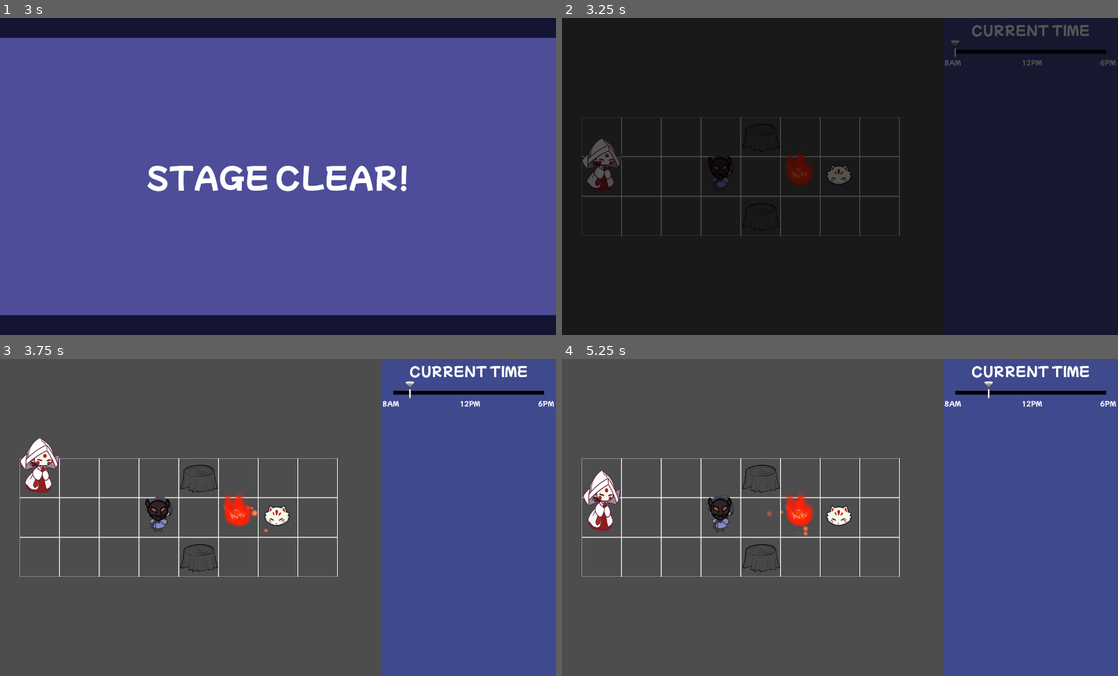
Above: before the commit, frames 1-4 (two rows, left to right).
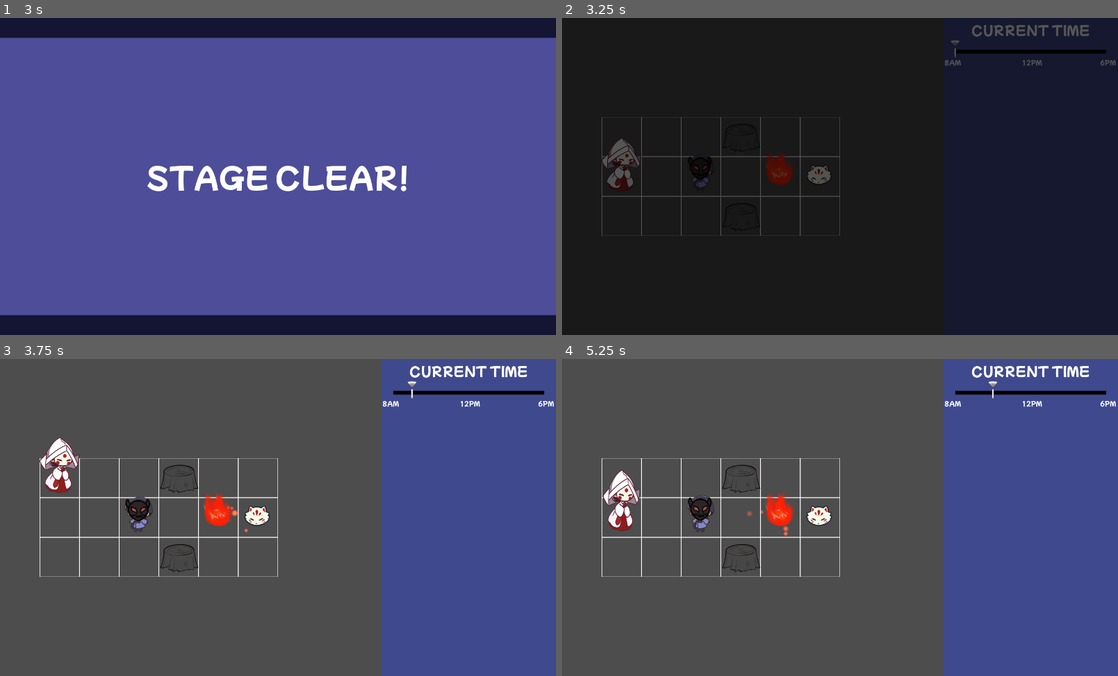
Above: after the commit, the same moments.

Repository: Kuma-Boo/melon-jam-2025
Game: Godot game, scene res://scene/levels/level1.tscn
Same seed, same stepped clock (60 frames per second), same inputs: the game is played once before the commit and once after it. The engine's default icon, where the game draws it, is replaced by a stand-in: a white triangle on a blue panel in a dark square.
Inputs:
- Up to frame 1 (3 s): hold D (move_right) 0.53-1.28 s; hold S (move_down) 1.28-2.03 s; hold D (move_right) 2.03-2.78 s; hold W (move_up) from 2.78 s (still down)
- Up to frame 2 (3.25 s): keep holding W (move_up)
- Up to frame 3 (3.75 s): release W (move_up) at 3.53 s; hold A (move_left) from 3.53 s (still down)
- Up to frame 4 (5.25 s): release A (move_left) at 5.03 s; hold S (move_down) from 5.03 s (still down)

Frame 1 is identical in both runs. In frame 2, 2.6% of the frame differs, in the area x 3-61%, y 31-69%; in frame 3, 4.3%; in frame 4, 4.4%, in the area x 3-79%, y 7-69%.

Commit message:
Adjust more levels

Diff:
--- a/scene/levels/level2.tscn
+++ b/scene/levels/level2.tscn
@@ -11,28 +11,28 @@
 [node name="World" type="Node"]
 
 [node name="GameManager" parent="." instance=ExtResource("1_pqnrn")]
-grid_size = Vector2i(8, 3)
-level_start_time = 9
+grid_size = Vector2i(6, 3)
+level_start_time = 8
 
 [node name="Player" parent="." instance=ExtResource("2_j5fa3")]
 position = Vector2(50, 150)
 
 [node name="Camera" type="Camera2D" parent="."]
-position = Vector2(650, 150)
+position = Vector2(600, 150)
 limit_enabled = false
 
 [node name="Fire" parent="." instance=ExtResource("3_gfkks")]
-position = Vector2(550, 150)
+position = Vector2(450, 150)
 
 [node name="NPC" parent="." instance=ExtResource("5_lrvtc")]
-position = Vector2(350, 150)
+position = Vector2(250, 150)
 initial_mask_resource = ExtResource("6_xnyoe")
 
 [node name="Mask" parent="." instance=ExtResource("4_cc7lp")]
-position = Vector2(650, 150)
+position = Vector2(550, 150)
 
 [node name="Wall" parent="." instance=ExtResource("7_iorjr")]
-position = Vector2(450, 50)
+position = Vector2(350, 50)
 
 [node name="Wall2" parent="." instance=ExtResource("7_iorjr")]
-position = Vector2(450, 250)
+position = Vector2(350, 250)
--- a/scene/levels/level5.tscn
+++ b/scene/levels/level5.tscn
@@ -13,14 +13,14 @@
 [node name="World" type="Node"]
 
 [node name="GameManager" parent="." instance=ExtResource("1_mg2rk")]
-grid_size = Vector2i(5, 5)
+grid_size = Vector2i(3, 5)
 level_start_time = 8
 
 [node name="Player" parent="." instance=ExtResource("2_1jvf8")]
 position = Vector2(250, 450)
 
 [node name="Camera" type="Camera2D" parent="."]
-position = Vector2(450, 250)
+position = Vector2(400, 250)
 zoom = Vector2(1.2, 1.2)
 limit_enabled = false
 
--- a/scene/levels/level6.tscn
+++ b/scene/levels/level6.tscn
@@ -26,7 +26,6 @@
 position = Vector2(250, 160)
 npc_type = 1
 is_facing_right = true
-desired_mask_resource = ExtResource("7_gn70y")
 
 [node name="Mask1" parent="." instance=ExtResource("6_5lvjh")]
 position = Vector2(350, 250)
--- a/scene/levels/level7.tscn
+++ b/scene/levels/level7.tscn
@@ -1,19 +1,18 @@
-[gd_scene load_steps=9 format=3 uid="uid://c3djw2e33vrli"]
+[gd_scene load_steps=8 format=3 uid="uid://bw2q04qxmwqg"]
 
 [ext_resource type="PackedScene" uid="uid://bx400gh04q068" path="res://scene/game manager.tscn" id="1_uhynm"]
 [ext_resource type="PackedScene" uid="uid://dsfgv8eyv7r05" path="res://scene/player.tscn" id="2_hs8q1"]
-[ext_resource type="Resource" uid="uid://bs1j4hsffgwxf" path="res://resource/fox mask.tres" id="4_uhynm"]
 [ext_resource type="PackedScene" uid="uid://eyoxqf1wjhdm" path="res://scene/npc.tscn" id="4_xkamj"]
 [ext_resource type="PackedScene" uid="uid://cggyenydyg3q1" path="res://scene/mask.tscn" id="6_5lvjh"]
+[ext_resource type="PackedScene" uid="uid://dy02pqx084coo" path="res://scene/object/tree.tscn" id="6_vbg8b"]
 [ext_resource type="Resource" uid="uid://8jodir6k611e" path="res://resource/rabbit mask.tres" id="7_gn70y"]
-[ext_resource type="PackedScene" uid="uid://cfo5fxt18ptxw" path="res://scene/object/wall.tscn" id="10_uub8f"]
-[ext_resource type="PackedScene" uid="uid://h7po604lpid5" path="res://scene/object/growth wall.tscn" id="11_5lvjh"]
+[ext_resource type="PackedScene" uid="uid://dm07c1v7dsib6" path="res://scene/object/fire.tscn" id="7_jr6jg"]
 
 [node name="World" type="Node"]
 
 [node name="GameManager" parent="." instance=ExtResource("1_uhynm")]
 grid_size = Vector2i(5, 4)
-level_start_time = 13
+level_start_time = 5
 
 [node name="Player" parent="." instance=ExtResource("2_hs8q1")]
 position = Vector2(250, 350)
@@ -23,31 +22,39 @@
 zoom = Vector2(1.2, 1.2)
 limit_enabled = false
 
-[node name="NPC1" parent="." instance=ExtResource("4_xkamj")]
-position = Vector2(450, 150)
-desired_mask_resource = ExtResource("4_uhynm")
-
 [node name="NPC2" parent="." instance=ExtResource("4_xkamj")]
-position = Vector2(50, 50)
+position = Vector2(250, 50)
 npc_type = 1
 is_facing_right = true
 desired_mask_resource = ExtResource("7_gn70y")
 
 [node name="Mask1" parent="." instance=ExtResource("6_5lvjh")]
-position = Vector2(150, 350)
+position = Vector2(350, 350)
 resource = ExtResource("7_gn70y")
 
 [node name="Mask2" parent="." instance=ExtResource("6_5lvjh")]
-position = Vector2(350, 350)
+position = Vector2(150, 350)
 
-[node name="GrowthWall7" parent="." instance=ExtResource("11_5lvjh")]
-position = Vector2(350, 150)
+[node name="Tree" parent="." instance=ExtResource("6_vbg8b")]
+position = Vector2(350, 250)
 
-[node name="GrowthWall9" parent="." instance=ExtResource("11_5lvjh")]
-position = Vector2(150, 150)
+[node name="Tree2" parent="." instance=ExtResource("6_vbg8b")]
+position = Vector2(450, 250)
 
-[node name="Wall" parent="." instance=ExtResource("10_uub8f")]
+[node name="Tree3" parent="." instance=ExtResource("6_vbg8b")]
 position = Vector2(50, 250)
 
-[node name="Wall2" parent="." instance=ExtResource("10_uub8f")]
-position = Vector2(450, 250)
+[node name="Tree4" parent="." instance=ExtResource("6_vbg8b")]
+position = Vector2(150, 250)
+
+[node name="Fire" parent="." instance=ExtResource("7_jr6jg")]
+position = Vector2(350, 50)
+
+[node name="Fire2" parent="." instance=ExtResource("7_jr6jg")]
+position = Vector2(450, 50)
+
+[node name="Fire3" parent="." instance=ExtResource("7_jr6jg")]
+position = Vector2(150, 50)
+
+[node name="Fire4" parent="." instance=ExtResource("7_jr6jg")]
+position = Vector2(50, 50)
--- a/scene/levels/level8.tscn
+++ b/scene/levels/level8.tscn
@@ -1,59 +1,53 @@
-[gd_scene load_steps=11 format=3 uid="uid://cytoo06ft4emx"]
+[gd_scene load_steps=9 format=3 uid="uid://c3djw2e33vrli"]
 
-[ext_resource type="PackedScene" uid="uid://bx400gh04q068" path="res://scene/game manager.tscn" id="1_n84dw"]
-[ext_resource type="PackedScene" uid="uid://dsfgv8eyv7r05" path="res://scene/player.tscn" id="2_jf02c"]
-[ext_resource type="PackedScene" uid="uid://eyoxqf1wjhdm" path="res://scene/npc.tscn" id="3_r5d0y"]
-[ext_resource type="Resource" uid="uid://c3lthb3kw0ex7" path="res://resource/cursed mask.tres" id="4_52h2o"]
-[ext_resource type="Resource" uid="uid://bs1j4hsffgwxf" path="res://resource/fox mask.tres" id="5_urvu7"]
-[ext_resource type="Resource" uid="uid://c77ig52detl52" path="res://resource/bear mask.tres" id="6_pba2y"]
-[ext_resource type="PackedScene" uid="uid://cggyenydyg3q1" path="res://scene/mask.tscn" id="7_x875f"]
-[ext_resource type="Resource" uid="uid://8jodir6k611e" path="res://resource/rabbit mask.tres" id="8_wyre6"]
-[ext_resource type="PackedScene" uid="uid://dm07c1v7dsib6" path="res://scene/object/fire.tscn" id="9_kjxl8"]
-[ext_resource type="PackedScene" uid="uid://cfo5fxt18ptxw" path="res://scene/object/wall.tscn" id="10_bxqqq"]
+[ext_resource type="PackedScene" uid="uid://bx400gh04q068" path="res://scene/game manager.tscn" id="1_uhynm"]
+[ext_resource type="PackedScene" uid="uid://dsfgv8eyv7r05" path="res://scene/player.tscn" id="2_hs8q1"]
+[ext_resource type="Resource" uid="uid://bs1j4hsffgwxf" path="res://resource/fox mask.tres" id="4_uhynm"]
+[ext_resource type="PackedScene" uid="uid://eyoxqf1wjhdm" path="res://scene/npc.tscn" id="4_xkamj"]
+[ext_resource type="PackedScene" uid="uid://cggyenydyg3q1" path="res://scene/mask.tscn" id="6_5lvjh"]
+[ext_resource type="Resource" uid="uid://8jodir6k611e" path="res://resource/rabbit mask.tres" id="7_gn70y"]
+[ext_resource type="PackedScene" uid="uid://cfo5fxt18ptxw" path="res://scene/object/wall.tscn" id="10_uub8f"]
+[ext_resource type="PackedScene" uid="uid://h7po604lpid5" path="res://scene/object/growth wall.tscn" id="11_5lvjh"]
 
 [node name="World" type="Node"]
 
-[node name="GameManager" parent="." instance=ExtResource("1_n84dw")]
-grid_size = Vector2i(8, 5)
+[node name="GameManager" parent="." instance=ExtResource("1_uhynm")]
+grid_size = Vector2i(5, 4)
 level_start_time = 13
 
-[node name="Player" parent="." instance=ExtResource("2_jf02c")]
-position = Vector2(450, 450)
+[node name="Player" parent="." instance=ExtResource("2_hs8q1")]
+position = Vector2(250, 350)
 
 [node name="Camera" type="Camera2D" parent="."]
-position = Vector2(600, 250)
+position = Vector2(450, 200)
+zoom = Vector2(1.2, 1.2)
 limit_enabled = false
 
-[node name="NPC1" parent="." instance=ExtResource("3_r5d0y")]
-position = Vector2(750, 150)
-initial_mask_resource = ExtResource("4_52h2o")
-desired_mask_resource = ExtResource("5_urvu7")
+[node name="NPC1" parent="." instance=ExtResource("4_xkamj")]
+position = Vector2(450, 150)
+desired_mask_resource = ExtResource("4_uhynm")
 
-[node name="NPC2" parent="." instance=ExtResource("3_r5d0y")]
-position = Vector2(50, 350)
+[node name="NPC2" parent="." instance=ExtResource("4_xkamj")]
+position = Vector2(50, 50)
 npc_type = 1
 is_facing_right = true
-desired_mask_resource = ExtResource("6_pba2y")
+desired_mask_resource = ExtResource("7_gn70y")
 
-[node name="Mask1" parent="." instance=ExtResource("7_x875f")]
+[node name="Mask1" parent="." instance=ExtResource("6_5lvjh")]
+position = Vector2(150, 350)
+resource = ExtResource("7_gn70y")
+
+[node name="Mask2" parent="." instance=ExtResource("6_5lvjh")]
 position = Vector2(350, 350)
-resource = ExtResource("8_wyre6")
 
-[node name="Mask2" parent="." instance=ExtResource("7_x875f")]
-position = Vector2(650, 150)
+[node name="GrowthWall7" parent="." instance=ExtResource("11_5lvjh")]
+position = Vector2(350, 150)
 
-[node name="Mask3" parent="." instance=ExtResource("7_x875f")]
+[node name="GrowthWall9" parent="." instance=ExtResource("11_5lvjh")]
+position = Vector2(150, 150)
+
+[node name="Wall" parent="." instance=ExtResource("10_uub8f")]
 position = Vector2(50, 250)
-resource = ExtResource("6_pba2y")
 
-[node name="Fire" parent="." instance=ExtResource("9_kjxl8")]
-position = Vector2(750, 250)
-
-[node name="Wall" parent="." instance=ExtResource("10_bxqqq")]
-position = Vector2(750, 350)
-
-[node name="Wall2" parent="." instance=ExtResource("10_bxqqq")]
-position = Vector2(750, 450)
-
-[node name="Wall3" parent="." instance=ExtResource("10_bxqqq")]
-position = Vector2(50, 450)
+[node name="Wall2" parent="." instance=ExtResource("10_uub8f")]
+position = Vector2(450, 250)
--- /dev/null
+++ b/scene/levels/level9.tscn
@@ -0,0 +1,59 @@
+[gd_scene load_steps=11 format=3 uid="uid://cytoo06ft4emx"]
+
+[ext_resource type="PackedScene" uid="uid://bx400gh04q068" path="res://scene/game manager.tscn" id="1_n84dw"]
+[ext_resource type="PackedScene" uid="uid://dsfgv8eyv7r05" path="res://scene/player.tscn" id="2_jf02c"]
+[ext_resource type="PackedScene" uid="uid://eyoxqf1wjhdm" path="res://scene/npc.tscn" id="3_r5d0y"]
+[ext_resource type="Resource" uid="uid://c3lthb3kw0ex7" path="res://resource/cursed mask.tres" id="4_52h2o"]
+[ext_resource type="Resource" uid="uid://bs1j4hsffgwxf" path="res://resource/fox mask.tres" id="5_urvu7"]
+[ext_resource type="Resource" uid="uid://c77ig52detl52" path="res://resource/bear mask.tres" id="6_pba2y"]
+[ext_resource type="PackedScene" uid="uid://cggyenydyg3q1" path="res://scene/mask.tscn" id="7_x875f"]
+[ext_resource type="Resource" uid="uid://8jodir6k611e" path="res://resource/rabbit mask.tres" id="8_wyre6"]
+[ext_resource type="PackedScene" uid="uid://dm07c1v7dsib6" path="res://scene/object/fire.tscn" id="9_kjxl8"]
+[ext_resource type="PackedScene" uid="uid://cfo5fxt18ptxw" path="res://scene/object/wall.tscn" id="10_bxqqq"]
+
+[node name="World" type="Node"]
+
+[node name="GameManager" parent="." instance=ExtResource("1_n84dw")]
+grid_size = Vector2i(8, 5)
+level_start_time = 13
+
+[node name="Player" parent="." instance=ExtResource("2_jf02c")]
+position = Vector2(450, 450)
+
+[node name="Camera" type="Camera2D" parent="."]
+position = Vector2(600, 250)
+limit_enabled = false
+
+[node name="NPC1" parent="." instance=ExtResource("3_r5d0y")]
+position = Vector2(750, 150)
+initial_mask_resource = ExtResource("4_52h2o")
+desired_mask_resource = ExtResource("5_urvu7")
+
+[node name="NPC2" parent="." instance=ExtResource("3_r5d0y")]
+position = Vector2(50, 350)
+npc_type = 1
+is_facing_right = true
+desired_mask_resource = ExtResource("6_pba2y")
+
+[node name="Mask1" parent="." instance=ExtResource("7_x875f")]
+position = Vector2(350, 350)
+resource = ExtResource("8_wyre6")
+
+[node name="Mask2" parent="." instance=ExtResource("7_x875f")]
+position = Vector2(650, 150)
+
+[node name="Mask3" parent="." instance=ExtResource("7_x875f")]
+position = Vector2(50, 250)
+resource = ExtResource("6_pba2y")
+
+[node name="Fire" parent="." instance=ExtResource("9_kjxl8")]
+position = Vector2(750, 250)
+
+[node name="Wall" parent="." instance=ExtResource("10_bxqqq")]
+position = Vector2(750, 350)
+
+[node name="Wall2" parent="." instance=ExtResource("10_bxqqq")]
+position = Vector2(750, 450)
+
+[node name="Wall3" parent="." instance=ExtResource("10_bxqqq")]
+position = Vector2(50, 450)
--- a/scene/object/tree.tscn
+++ b/scene/object/tree.tscn
@@ -1,7 +1,7 @@
 [gd_scene load_steps=4 format=3 uid="uid://dy02pqx084coo"]
 
 [ext_resource type="Script" uid="uid://blojghfoexndp" path="res://scripts/tree.gd" id="1_ig6cm"]
-[ext_resource type="Texture2D" uid="uid://qxb874nt8vtt" path="res://icon.svg" id="2_s8eqp"]
+[ext_resource type="Texture2D" uid="uid://dl1d3oe3wvcd5" path="res://img/object/tree.png" id="2_ig6cm"]
 
 [sub_resource type="CircleShape2D" id="CircleShape2D_o81og"]
 radius = 30.0
@@ -17,8 +17,9 @@
 shape = SubResource("CircleShape2D_o81og")
 
 [node name="Sprite" type="Sprite2D" parent="."]
+position = Vector2(0, -50)
 scale = Vector2(0.5, 0.5)
-texture = ExtResource("2_s8eqp")
+texture = ExtResource("2_ig6cm")
 
 [connection signal="area_entered" from="Area2D" to="." method="on_area_entered"]
 [connection signal="area_exited" from="Area2D" to="." method="on_area_exited"]
--- a/scripts/global manager.gd
+++ b/scripts/global manager.gd
@@ -8,7 +8,9 @@
 	"res://scene/levels/level5.tscn",
 	"res://scene/levels/level6.tscn",
 	"res://scene/levels/level7.tscn",
-	"res://scene/levels/level8.tscn"
+	"res://scene/levels/level8.tscn",
+	"res://scene/levels/level9.tscn",
+	"res://scene/levels/level10.tscn"
 ]
 
 var current_level_index : int
--- a/scripts/npc.gd
+++ b/scripts/npc.gd
@@ -17,10 +17,6 @@
 @export var animator : AnimationPlayer
 
 func _enter_tree() -> void:
-	if animator != null:
-		animator.play("RESET")
-		animator.advance(0.0)
-
 	update_npc()
 
 func _ready() -> void:
@@ -35,6 +31,10 @@
 		update_direction()
 
 	if animator != null:
+		if Engine.is_editor_hint():
+			animator.play("RESET")
+			animator.advance(0.0)
+
 		if npc_type == 0:
 			animator.play("boy")
 		else:
Binary file added: img/object/tree.png
Not shown, added: img/object/tree.png.import
